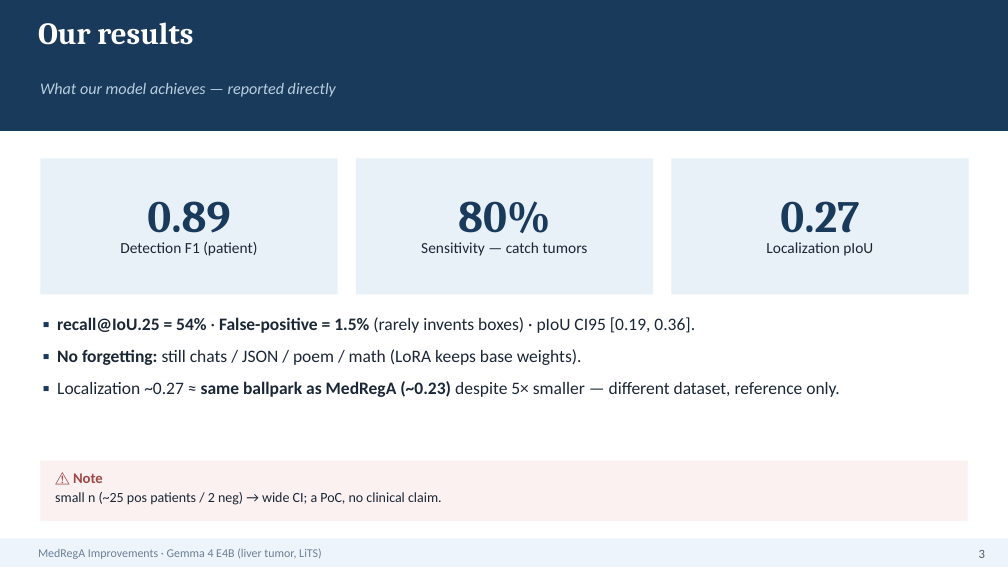
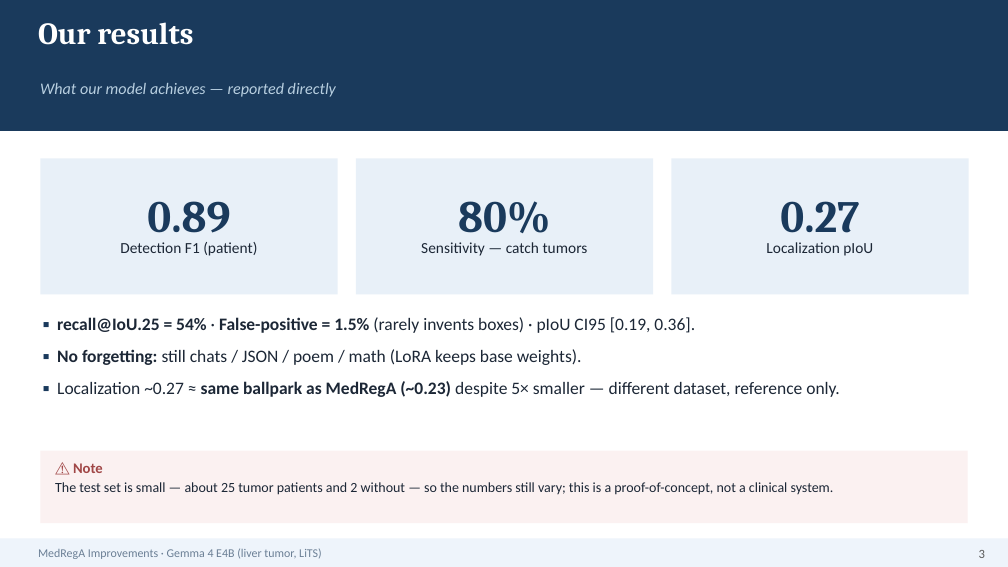
Before and after one commit to HatDuaa/medrega-liver-seminar, a slide deck: slide 3 of seminar/cai_tien/slides_5min_EN.pptx. Drawn at 1008x567 pixels with LibreOffice and Linux fonts; fonts in the diff are those of the drawing. Boxes give left, top, right and bottom in pixels: in the first picture for what was removed or moved away, otherwise in the second. Text is boxed around its words. In the diff, an @@ line names an element or a change of style, - is before the commit and + after.

```diff
--- a/seminar/cai_tien/slides_5min_EN.pptx
+++ b/seminar/cai_tien/slides_5min_EN.pptx
@@ rectangle: place and size @@
-rectangle at bbox=[40, 461, 968, 521]
+rectangle at bbox=[40, 451, 968, 523]
@@ text "⚠ Note": place and size @@
-text "⚠ Note" at bbox=[55, 473, 442, 505]
+text "⚠ Note" at bbox=[55, 463, 834, 495]
@@ text at bbox=[55, 482, 834, 495]: text changed @@
-small n (~25 pos patients / 2 neg) → wide CI; a PoC, no clinical claim.
+The test set is small — about 25 tumor patients and 2 without — so the numbers still vary; this is a proof-of-concept, not a clinical system.
```
Also in this commit, not shown: 2 other files.
